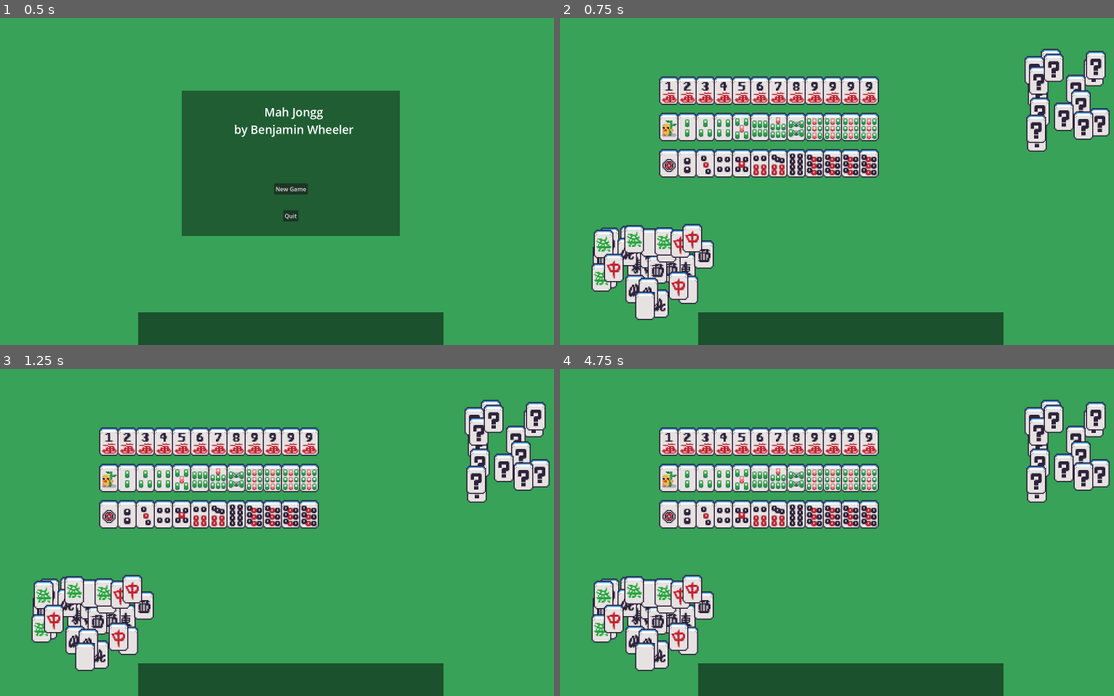
Above: before the commit, frames 1-4 (two rows, left to right).
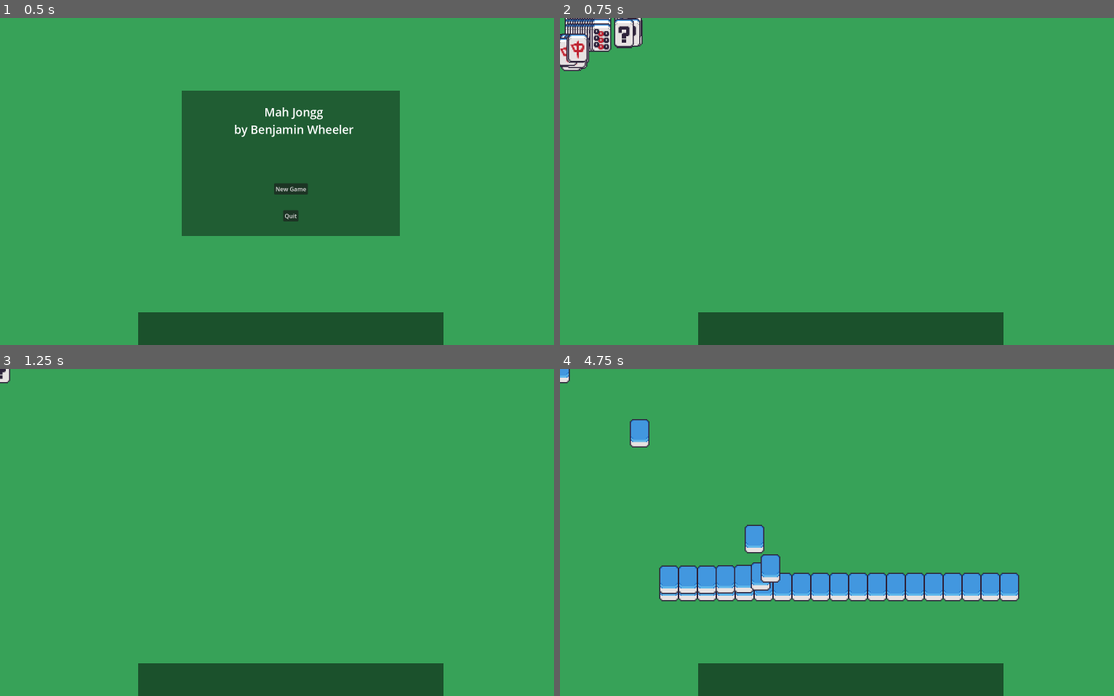
Above: after the commit, the same moments.

Repository: benjamin051000/Mahjongg
Game: Godot game, scene res://mahjongg.tscn
Same seed, same stepped clock (60 frames per second), same inputs: the game is played once before the commit and once after it.
Inputs (mouse positions are in pixels of both pictures, inside the frame that each line leads up to):
- Up to frame 1 (0.5 s): no input
- Up to frame 2 (0.75 s): click "New Game" at 0.5 s
- Up to frame 3 (1.25 s): no input
- Up to frame 4 (4.75 s): move the mouse to (981, 516) at 1.27 s; click (981, 516) at 1.35 s; drag from (731, 548) to (848, 679) at 2.02 s; move the mouse to (909, 460) at 2.77 s; click (909, 460) at 2.85 s; drag from (820, 597) to (670, 440) at 3.52 s; move the mouse to (1025, 581) at 4.27 s; click (1025, 581) at 4.35 s

Frame 1 is identical in both runs. In frame 2, 19% of the frame differs, in the area x 0-100%, y 0-93%; in frame 3, 18%; in frame 4, 24%.

Commit message:
first wall gets build and it looks sooo good :D

Diff:
--- a/mahjongg.gd
+++ b/mahjongg.gd
@@ -10,6 +10,8 @@
 				tile.suit = suit
 				tile.value = value
 				tile.position = Vector2(300 + 50 * (value + i), 200 + 100 * suits.find(suit))
+				tile.frozen = true
+				tile.add_to_group("tiles")
 				add_child(tile)
 
 	# Winds and Dragons
@@ -20,6 +22,8 @@
 			tile.suit = "honor"
 			tile.value = value
 			tile.position = Vector2(randi_range(100, 400), randi_range(600, 800))
+			tile.frozen = true
+			tile.add_to_group("tiles")
 			add_child(tile)
 	# Flowers and Jokers
 	for i in 16:
@@ -28,7 +32,44 @@
 		tile.suit = "honor"
 		tile.value = 8
 		tile.position = Vector2(randi_range(1300, 1500), randi_range(100, 400))
+		tile.frozen = true
+		tile.add_to_group("tiles")
 		add_child(tile)
+
+func build_wall():
+	print("Building wall...")
+	#get_tree().call_group("tiles", "freeze")  # TODO this is done as they're instantiated.
+
+	# Put tiles face down
+	get_tree().call_group("tiles", "turn_face_down")
+
+	# Get all the tiles in an array.
+	var tiles = get_tree().get_nodes_in_group("tiles")
+
+	#randomize()  # Apparently you have to do this to generate a new seed each time :shrug:
+	tiles.shuffle()
+
+	# The wall is a square with a length of 19 tiles and height of 2 tiles.
+	const wall_length = 19
+	#const wall_center = Vector2(1600/2, 900/2)
+	const wall_first_spot_lower = Vector2(300, 600)  # TODO pick something less arbitrary later
+	const wall_first_spot_upper = wall_first_spot_lower + Vector2(0, -20)
+	const tile_offset = Vector2(52, 0)
+
+	for i in wall_length:
+		# Move each tile in the array to its spot on the wall.
+		# TODO make a wall building animation that is representative of real life
+		# TODO make tiles face down
+		var tile = tiles.pop_front()
+		tile.rest_point = wall_first_spot_lower + tile_offset * i
+		await get_tree().create_timer(0.1).timeout # waits for 1 second
+
+	# Do it again, but slightly offset to show two levels
+	for i in wall_length:
+		var tile = tiles.pop_front()
+		tile.move_to_front()
+		tile.rest_point = wall_first_spot_upper + tile_offset * i
+		await get_tree().create_timer(0.1).timeout # waits for 1 second
 
 # Called when the node enters the scene tree for the first time.
 func _ready():
@@ -42,3 +83,5 @@
 	print("[mahjongg] Starting a new game...")
 	remove_child($TitleScreen)
 	spawn_tiles()
+	await get_tree().create_timer(1).timeout
+	build_wall()
--- a/mahjongg.tscn
+++ b/mahjongg.tscn
@@ -4,7 +4,7 @@
 [ext_resource type="PackedScene" uid="uid://c8vea6e7sskb5" path="res://hand.tscn" id="2_0raqi"]
 [ext_resource type="PackedScene" uid="uid://c0nbsm2vp3yub" path="res://titlescreen.tscn" id="4_bf3qt"]
 
-[node name="Mahjongg" type="Node"]
+[node name="Mahjongg" type="Node" groups=["tiles"]]
 script = ExtResource("1_a3hdb")
 
 [node name="Background" type="ColorRect" parent="."]
--- a/tile.gd
+++ b/tile.gd
@@ -4,12 +4,32 @@
 var suit: String
 var value: int
 
-
 # Interaction and location parameters
 var selected = false
 var in_hand = false
 var rest_point: Vector2  # This is provided by a hand.
+var frozen = false
 #var rest_nodes = []
+
+
+func freeze():
+	frozen = true
+
+
+func unfreeze():
+	frozen = false
+
+
+func turn_face_down():
+	frame_coords = Vector2(0, 2)
+
+
+func turn_face_up():
+	# Get the right value based on what was set before calling add_child()
+	const suits = ["crak", "boo", "dot", "honor"] # TODO BUG TERRIBLE! THIS IS NOT SHARED WITH ONE IN mahjongg.gd!!!
+	const first_suit_offset = 3
+	frame_coords = Vector2(value, first_suit_offset + suits.find(suit))
+
 
 # Called when the node enters the scene tree for the first time.
 func _ready():
@@ -17,17 +37,14 @@
 	SignalBus.tile_removed_from_hand.connect(_on_hand_remove_tile_from_hand)
 	SignalBus.hand_reorder_tiles.connect(_on_hand_reorder_tiles)
 
-	# Get the right value based on what was set before calling add_child()
-	const suits = ["crak", "boo", "dot", "honor"] # TODO BUG TERRIBLE! THIS IS NOT SHARED WITH ONE IN mahjongg.gd!!!
-	const first_suit_offset = 3
-	frame_coords = Vector2(value, first_suit_offset + suits.find(suit))
+	turn_face_up()
 
 #	rest_nodes = get_tree().get_nodes_in_group("zone")
 #	rest_point = rest_nodes[0].global_position  # Default resting position (may not be necessary)
 #	rest_nodes[0].select()  # Update color indicators
 
 func _on_control_gui_input(_event):
-	if Input.is_action_just_pressed("click"):
+	if Input.is_action_just_pressed("click") and not frozen:  # TODO does one of the nodes already have a frozen flag?
 		selected = true
 		move_to_front()
 
@@ -36,8 +53,8 @@
 		global_position = lerp(global_position, get_global_mouse_position(), 25 * delta)
 		#rotation = lerp_angle(rotation, 0, 10 * delta)
 #		look_at(get_global_mouse_position())
-	elif in_hand:
-		global_position = lerp(global_position, rest_point, 10 * delta)
+	#elif in_hand:
+	global_position = lerp(global_position, rest_point, 10 * delta)
 #		rotation = lerp_angle(rotation, 0, 10 * delta)
 
 func _input(event):
--- a/tile.tscn
+++ b/tile.tscn
@@ -11,7 +11,7 @@
 texture = ExtResource("1_4cug1")
 hframes = 9
 vframes = 24
-frame = 28
+frame = 62
 script = ExtResource("1_5r03k")
 
 [node name="Control" type="Control" parent="."]
